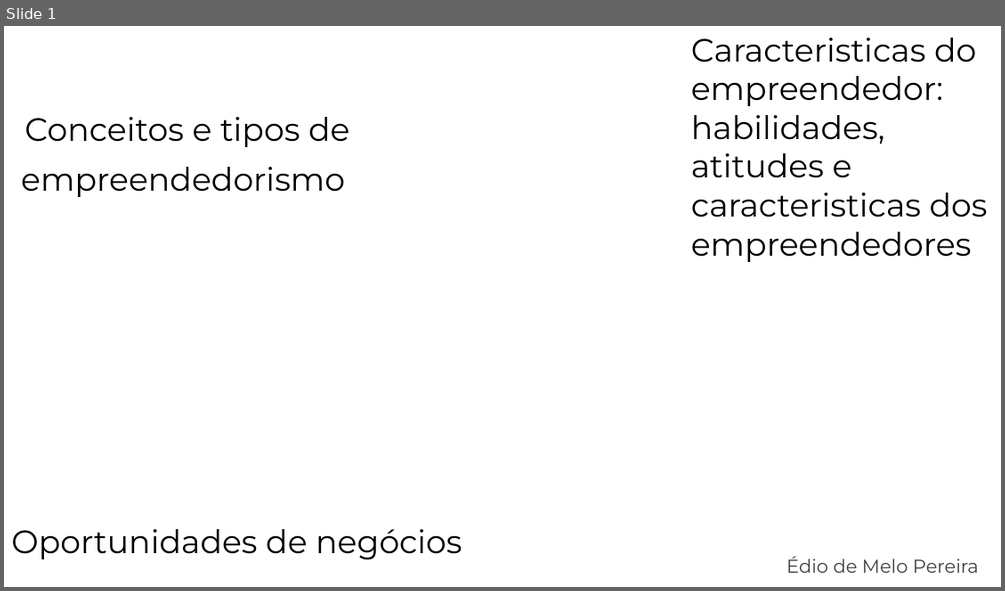
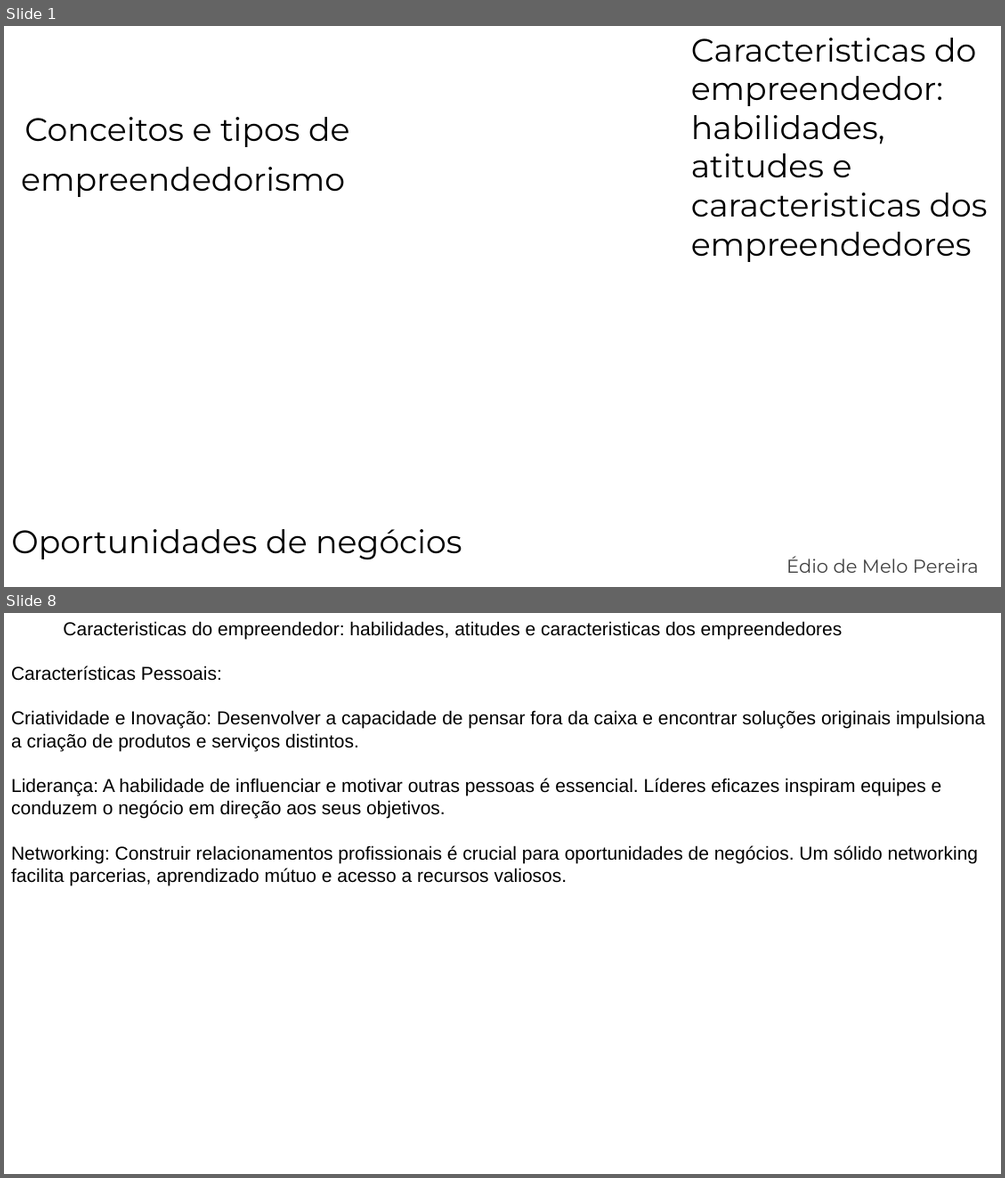
Before and after one commit to E-Mello/PS_Aulas, a slide deck: Aula_07_Conceitos_e_tipos_de_empreendedorismo-Caracteristicas do empreendedor--habilidades_atitudes_e_caracteristicas_dos_empreendedores-Oportunidades_de_negocios/Aula_07.pptx. Shown one above the other, each under a label of ours: slide 1 before the commit, slides 1 and 8 after it; the slides between them are not shown. The pictures are 1005x591 and 1005x1178 pixels, drawn with LibreOffice and Linux fonts; fonts in the diff are those of the drawing; background and template pictures are left out. Boxes give left, top, right and bottom in pixels: in the first picture for what was removed or moved away, otherwise in the second. Text is boxed around its words. In the diff, an @@ line names an element or a change of style, - is before the commit and + after.

```diff
--- a/Aula_07_Conceitos_e_tipos_de_empreendedorismo-Caracteristicas do empreendedor--habilidades_atitudes_e_caracteristicas_dos_empreendedores-Oportunidades_de_negocios/Aula_07.pptx
+++ b/Aula_07_Conceitos_e_tipos_de_empreendedorismo-Caracteristicas do empreendedor--habilidades_atitudes_e_caracteristicas_dos_empreendedores-Oportunidades_de_negocios/Aula_07.pptx
@@ slide 8 added at bbox=[4, 613, 1001, 1174], background picture (left out) @@
@@ text added at bbox=[11, 621, 985, 885], 18 pt, text #000000 @@
+Caracteristicas do empreendedor: habilidades, atitudes e caracteristicas dos empreendedores
+Características Pessoais:
+Criatividade e Inovação: Desenvolver a capacidade de pensar fora da caixa e encontrar soluções originais impulsiona a criação de produtos e serviços distintos.
+Liderança: A habilidade de influenciar e motivar outras pessoas é essencial. Líderes eficazes inspiram equipes e conduzem o negócio em direção aos seus objetivos.
+Networking: Construir relacionamentos profissionais é crucial para oportunidades de negócios. Um sólido networking facilita parcerias, aprendizado mútuo e acesso a recursos valiosos.
```
Also in this commit, not shown: 1 slide changed, 13 other slides added, 3 slides removed, 1 other file.
